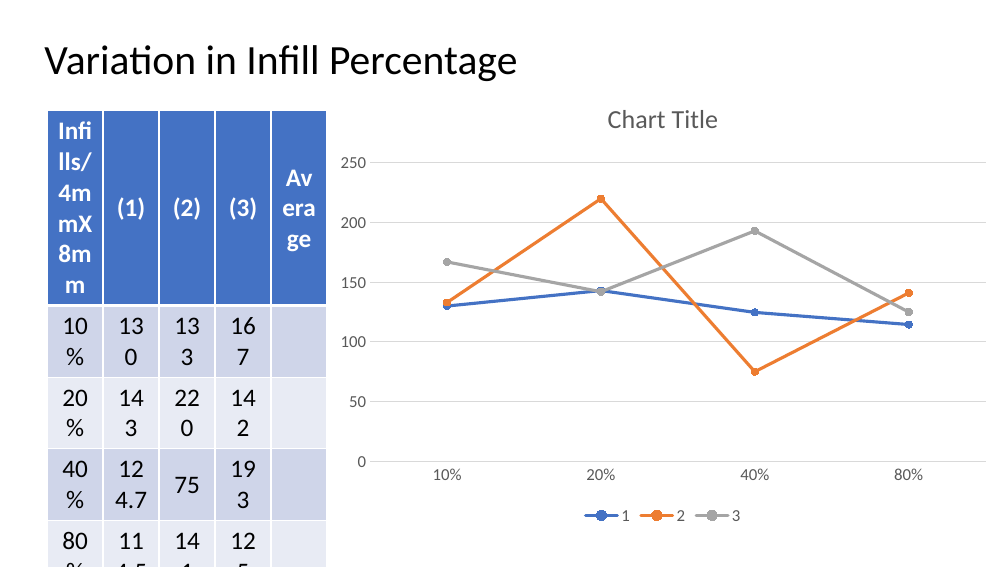
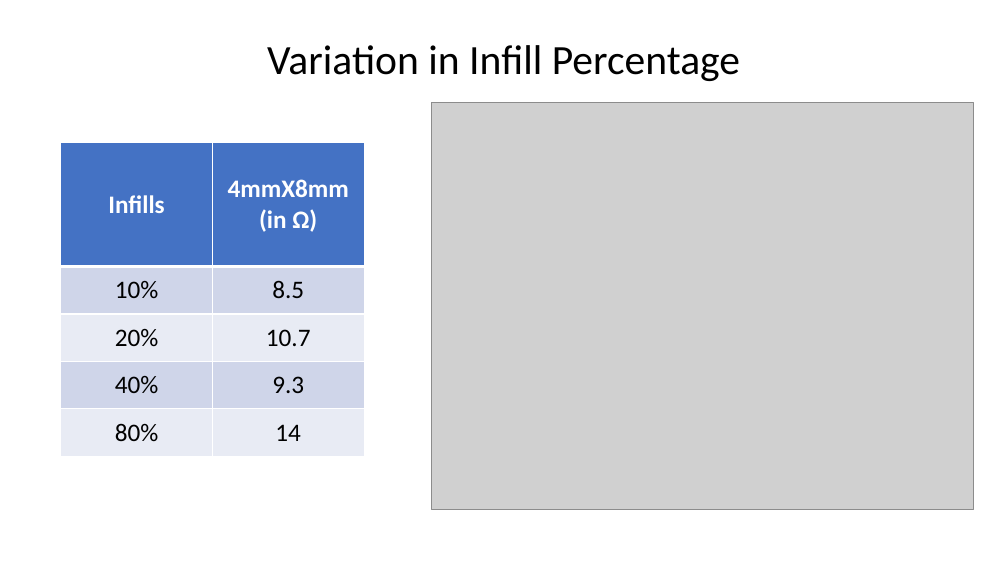
Before and after one commit to sapan-ostic/Artificial_Robotic_Arm, a slide deck: slide 22 of Report/Development of Artificial Robotic Arm based on Tactile Sensor_20170515.pptx. Drawn at 1008x567 pixels with LibreOffice and Linux fonts; fonts in the diff are those of the drawing; grey boxes stand for pictures. Boxes give left, top, right and bottom in pixels: in the first picture for what was removed or moved away, otherwise in the second. Text is boxed around its words. In the diff, an @@ line names an element or a change of style, - is before the commit and + after.

```diff
--- a/Report/Development of Artificial Robotic Arm based on Tactile Sensor_20170515.pptx
+++ b/Report/Development of Artificial Robotic Arm based on Tactile Sensor_20170515.pptx
@@ title "Variation in Infill Percentage" at [267, 45, 740, 81]: alignment left to centre @@
@@ line chart removed at [328, 82, 1000, 529] @@
-categories: 0.1, 0.2, 0.4, 0.8
-1: 130, 143, 125, 114
-2: 133, 220, 75, 141
-3: 167, 142, 193, 125
@@ picture added at [431, 103, 974, 510] @@
@@ table at [60, 142, 365, 457] @@
-column 1: Infills/ / 4mmX8mm | 10% | 20% | 40% | 80%
-column 2: (1) | 130 | 143 | 124.7 | 114.5
-column 3: (2) | 133 | 220 | 75 | 141
-column 4: (3) | 167 | 142 | 193 | 125
-column 5: Average |  |  |  | 
+column 1: Infills | 10% | 20% | 40% | 80%
+column 2: 4mmX8mm / (in Ω) | 8.5 | 10.7 | 9.3 | 14
@@ table: place and size @@
-table at [47, 111, 330, 554]
+table at [60, 142, 365, 457]
```
Also in this commit, not shown: 2 other slides changed, 1 slide added, 44 other files.
